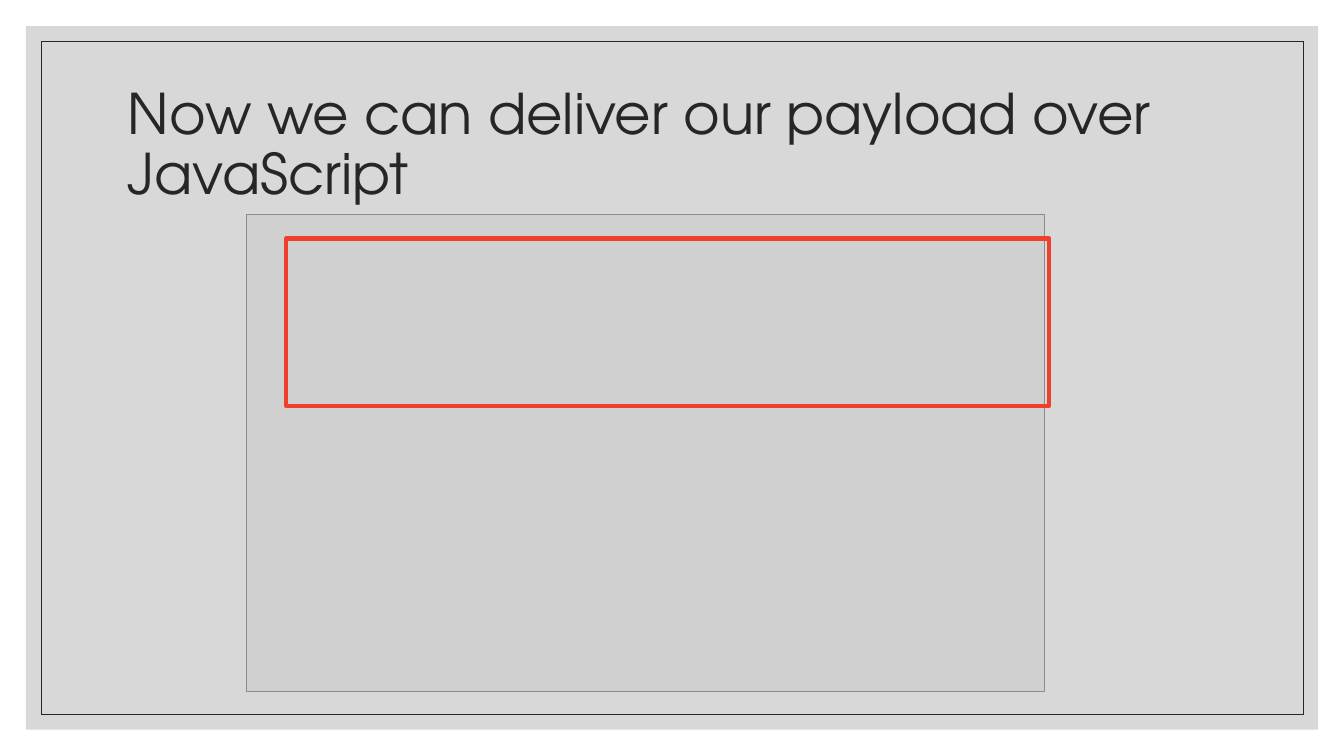
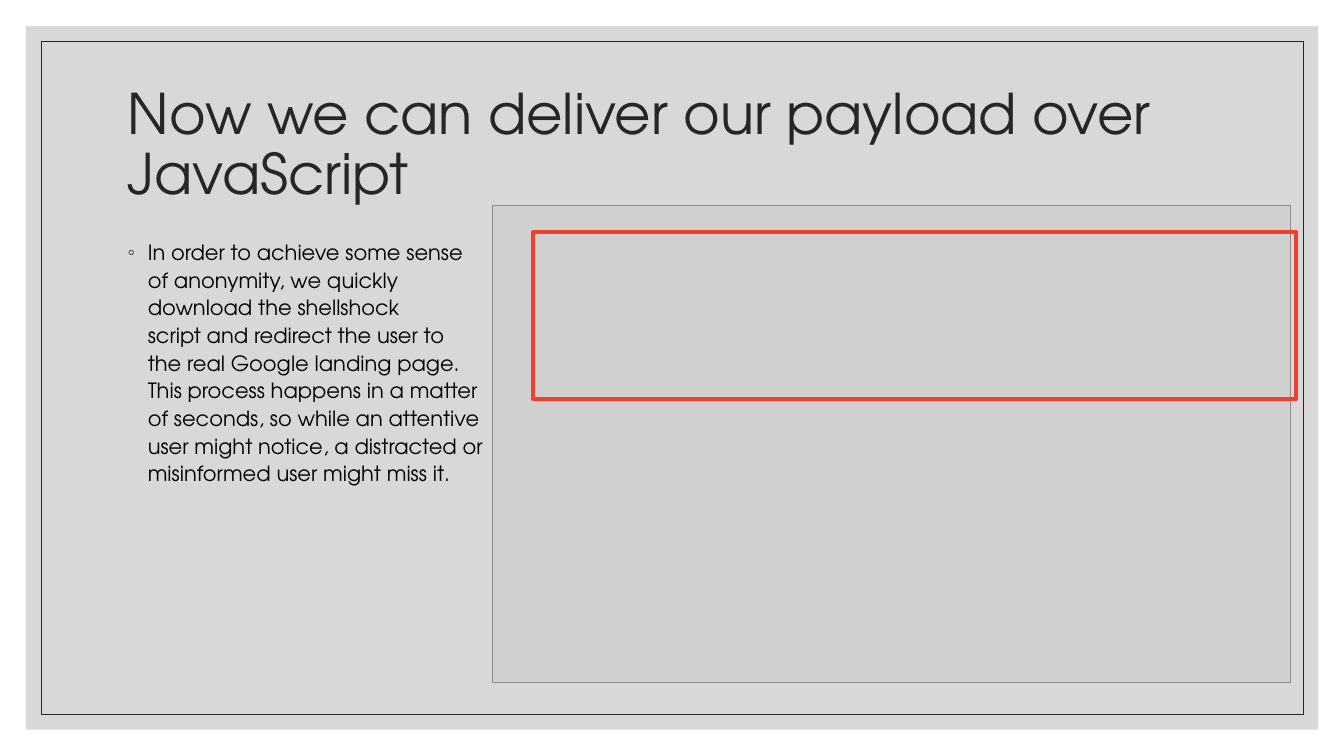
Before and after one commit to JulianKeller/cs425-backdoor, a slide deck: slide 9 of Documents/Remote_attacks_and_backdoors.pptx. Drawn at 1344x756 pixels with LibreOffice and Linux fonts; fonts in the diff are those of the drawing; grey boxes stand for pictures. Boxes give left, top, right and bottom in pixels: in the first picture for what was removed or moved away, otherwise in the second. Text is boxed around its words. In the diff, an @@ line names an element or a change of style, - is before the commit and + after.

```diff
--- a/Documents/Remote_attacks_and_backdoors.pptx
+++ b/Documents/Remote_attacks_and_backdoors.pptx
@@ picture: place and size @@
-picture at [247, 214, 1045, 692]
+picture at [493, 206, 1291, 684]
@@ rectangle: place and size @@
-rectangle at [286, 239, 1050, 406]
+rectangle at [533, 232, 1297, 399]
@@ text added at [148, 244, 483, 486], 15 pt, text #000000 @@
+◦ In order to achieve some sense
+  of anonymity, we quickly
+  download the shellshock
+  script and redirect the user to
+  the real Google landing page.
+  This process happens in a matter
+  of seconds, so while an attentive
+  user might notice, a distracted or
+  misinformed user might miss it.
```
Also in this commit, not shown: 5 other slides changed, 1 slide added.
